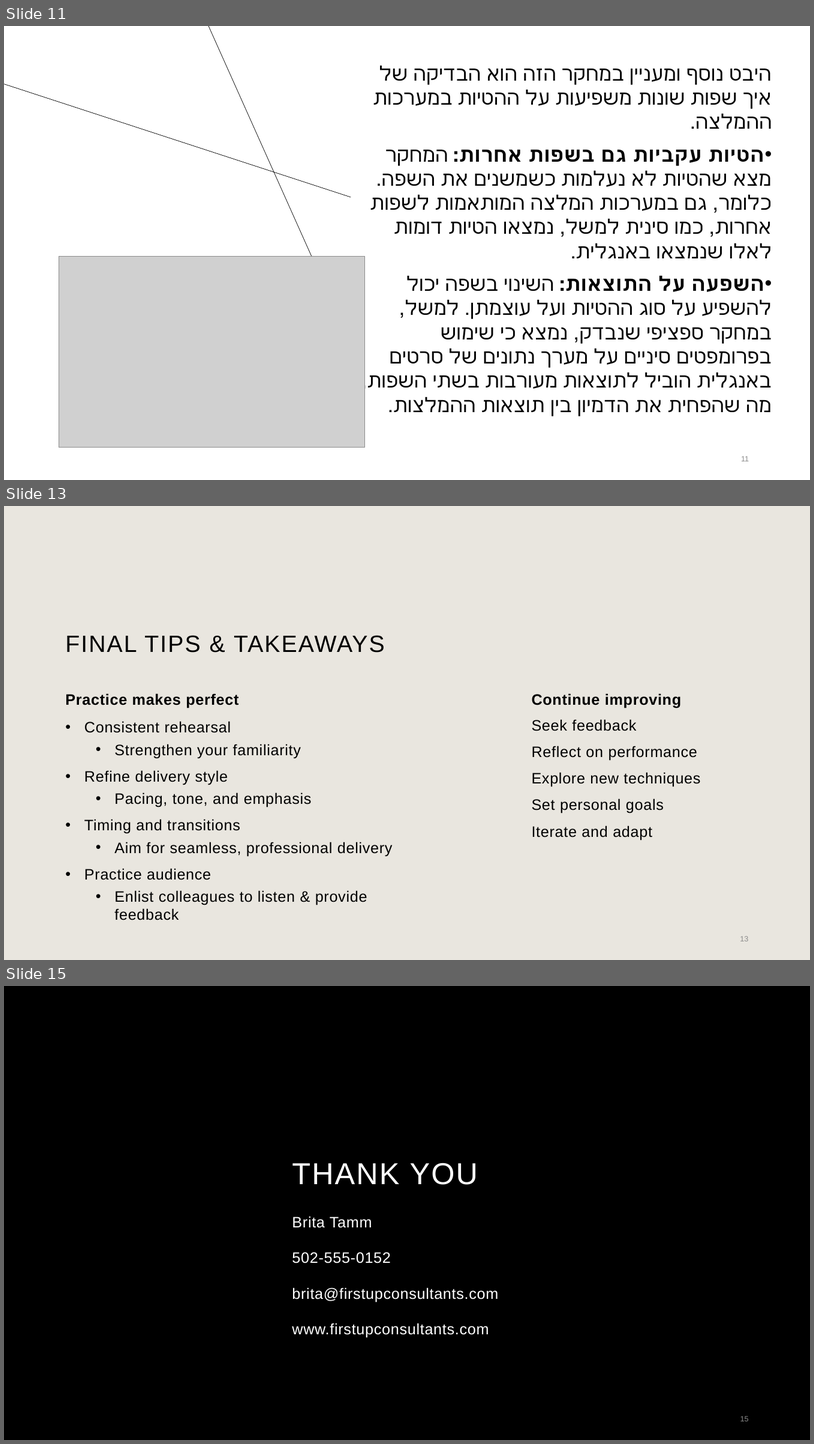
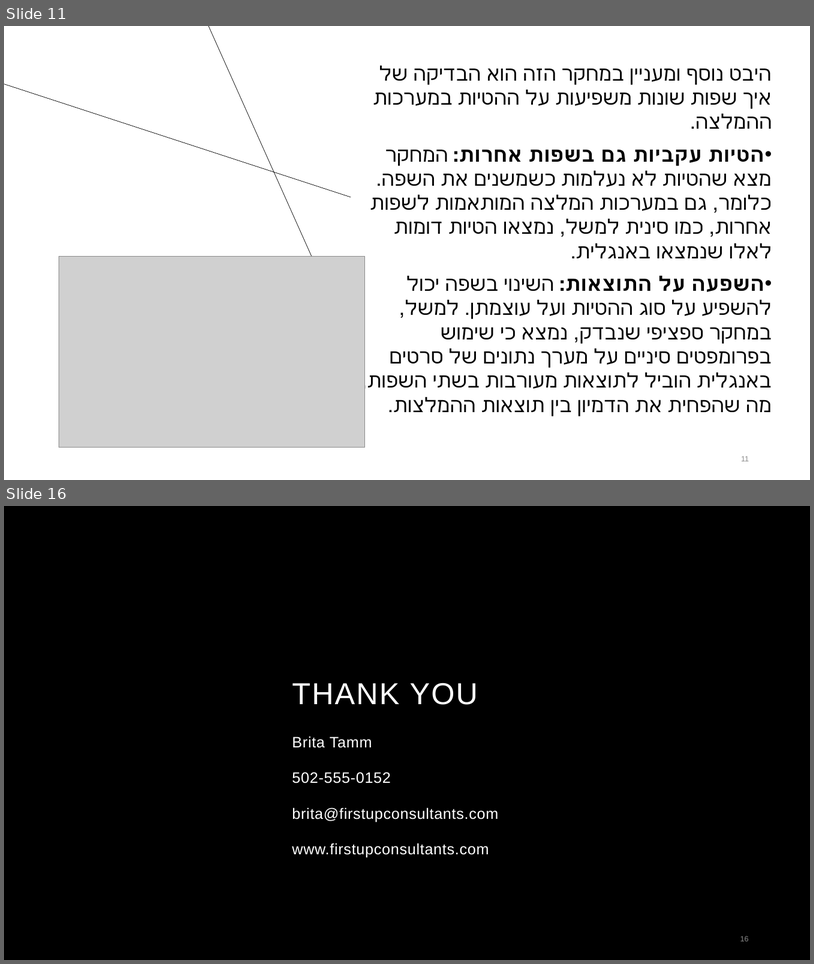
Before and after one commit to mayanaor1/Final-Project, a slide deck: Final project.pptx. Shown one above the other, each under a label of ours: slides 11, 13 and 15 before the commit, slides 11 and 16 after it; the slides between them are not shown. The pictures are 814x1444 and 814x964 pixels, drawn with LibreOffice and Linux fonts; fonts in the diff are those of the drawing; grey boxes stand for pictures; background and template pictures are left out. Boxes give left, top, right and bottom in pixels: in the first picture for what was removed or moved away, otherwise in the second. Text is boxed around its words. In the diff, an @@ line names an element or a change of style, - is before the commit and + after.

```diff
--- a/Final project.pptx
+++ b/Final project.pptx
@@ slide 13 removed at (4, 506, 810, 960), background #E9E6DF @@
@@ title removed at (65, 635, 385, 652) @@
-FINAL TIPS & TAKEAWAYS
@@ text removed at (65, 693, 239, 708) @@
-Practice makes perfect
@@ text removed at (532, 693, 681, 708) @@
-Continue improving
@@ text removed at (84, 721, 393, 920) @@
-• Consistent rehearsal
-  • Strengthen your familiarity
-• Refine delivery style
-  • Pacing, tone, and emphasis
-• Timing and transitions
-  • Aim for seamless, professional delivery
-• Practice audience
-  • Enlist colleagues to listen & provide feedback
@@ text removed at (532, 719, 698, 813) @@
-Seek feedback
-Reflect on performance
-Explore new techniques
-Set personal goals
-Iterate and adapt
@@ page number removed at (740, 936, 749, 941) @@
-13
@@ what was slide 15 is now slide 16 @@
```
Also in this commit, not shown: 1 slide changed, 3 slides added, 1 other slide removed.
